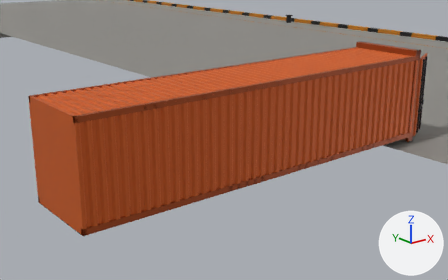
The glTF model public/models/container.glb, before and after one commit.
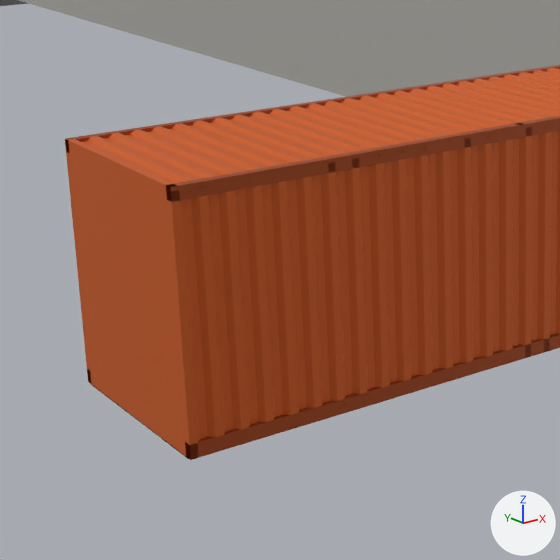
There are two pictures of each version: one whole from a 50 mm camera at (-5.38, -12.92, 6.13) aimed at (5.41, 0.56, 0.74), one close up on the part from 0% to 55% of the width and 13% to 100% of the height. The lights are fixed; the arrows at lower right show +X, +Y and +Z. The first two pictures are the older version. Where no turn or scale is listed for an object, it has been applied to the vertices. Vertices at exactly the same position are counted once.

The first close-up shows 'Quay', 'Shell' and 1 more.
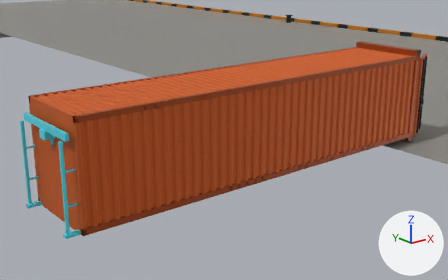
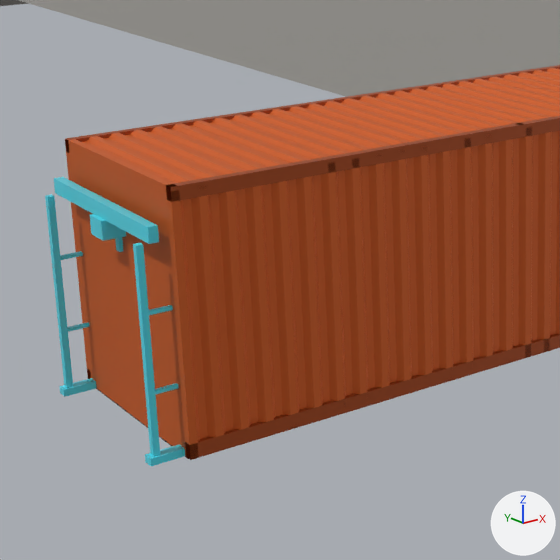
Commit message: Scene 2: lay the hologram newbuild along the container

Location of each change, (x1, y1, x2, y2) in pixels of the close-ups (560 x 560 px):
'Gantry', reshaped (not visible before): after (45, 177, 185, 466)
part 1 of me_gantry, added (cyan): after (45, 194, 73, 388)
part 2 of me_gantry, added: after (59, 378, 97, 397)
part 3 of me_gantry, added (mostly hidden): after (67, 322, 89, 332)
part 4 of me_gantry, added (mostly hidden): after (60, 251, 83, 260)
part 5 of me_gantry, added (cyan): after (133, 243, 160, 457)
part 6 of me_gantry, added (cyan): after (145, 445, 185, 466)
part 7 of me_gantry, added (mostly hidden): after (155, 383, 179, 395)
part 8 of me_gantry, added (mostly hidden): after (149, 305, 173, 315)
part 9 of me_gantry, added (cyan): after (54, 177, 159, 244)
part 10 of me_gantry, added (cyan): after (90, 214, 126, 241)
part 11 of me_gantry, added: after (115, 237, 123, 252)

The change, as a list of edits to the scene's bpy script:
```text
Change me_gantry:
    used by ob_gantry; location = (0.0, 0.0, 0.0)
    remove me_gantry.from_pydata(...)  # 104 vertices, 156 faces; spans x 0.35..1.15, y -1.08..1.08, z 0.0..2.1
    add me_gantry.from_pydata(...)  # 112 vertices, 168 faces; spans x -0.36..0.36, y -1.12..1.12, z 0.0..2.36
    me_gantry part 1: a new loose piece, a box spanning x -0.315..-0.245, y 1.025..1.095, z 0.0..2.2, in mat_holo (cyan #4fd8ea)
    me_gantry part 2: a new loose piece, a box spanning x -0.36..0.36, y 1.0..1.12, z 0.0..0.08, in mat_holo (cyan #4fd8ea)
    me_gantry part 3: a new loose piece, a box spanning x -0.28..0.28, y 1.04..1.08, z 0.7..0.74, in mat_holo (cyan #4fd8ea)
    me_gantry part 4: a new loose piece, a box spanning x -0.28..0.28, y 1.04..1.08, z 1.5..1.54, in mat_holo (cyan #4fd8ea)
    me_gantry part 5: a new loose piece, a box spanning x -0.315..-0.245, y -1.095..-1.025, z 0.0..2.2, in mat_holo (cyan #4fd8ea)
    me_gantry part 6: a new loose piece, a box spanning x -0.36..0.36, y -1.12..-1.0, z 0.0..0.08, in mat_holo (cyan #4fd8ea)
    me_gantry part 7: a new loose piece, a box spanning x -0.28..0.28, y -1.08..-1.04, z 0.7..0.74, in mat_holo (cyan #4fd8ea)
    me_gantry part 8: a new loose piece, a box spanning x -0.28..0.28, y -1.08..-1.04, z 1.5..1.54, in mat_holo (cyan #4fd8ea)
    me_gantry part 9: a new loose piece, a box spanning x -0.2..-0.1, y -1.12..1.12, z 2.2..2.36, in mat_holo (cyan #4fd8ea)
    me_gantry part 10: a new loose piece, a box spanning x -0.24..0.24, y -0.14..0.14, z 2.0..2.2, in mat_holo (cyan #4fd8ea)
    me_gantry part 11: a new loose piece, a box spanning x -0.04..0.04, y -0.04..0.04, z 1.82..2.0, in mat_holo (cyan #4fd8ea)
    other edits to the shape of me_gantry do not show in these pictures
```
